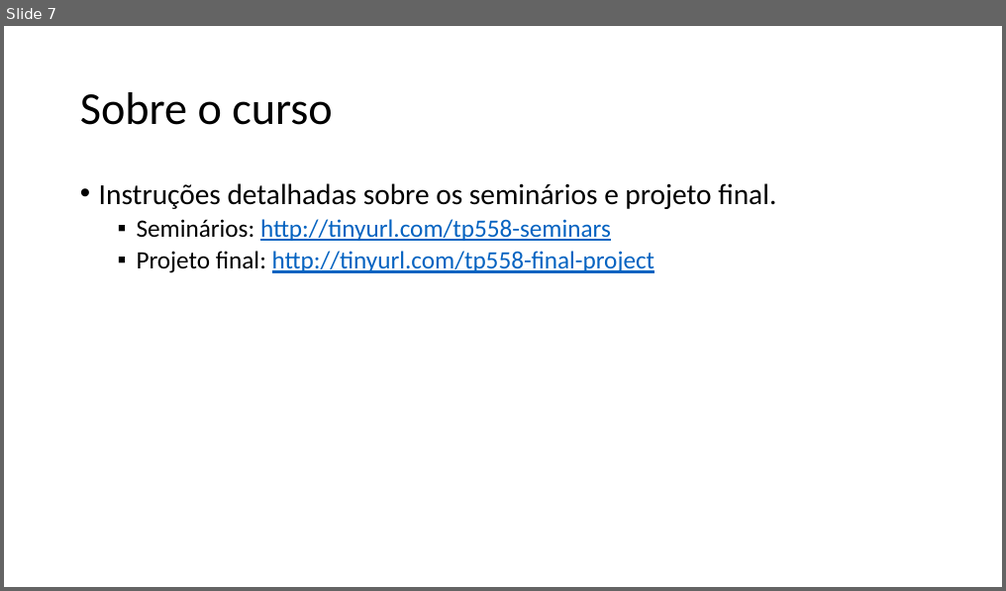
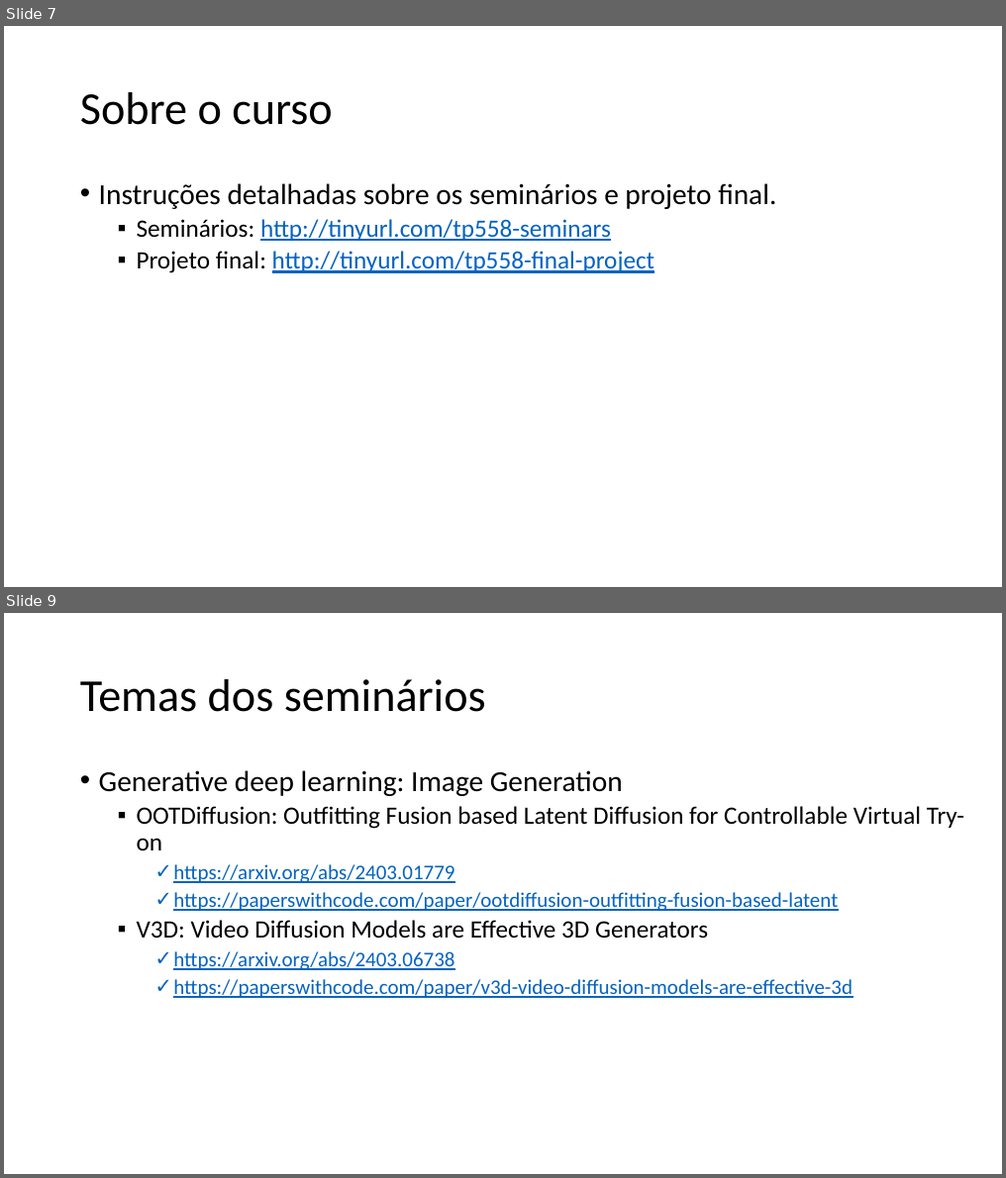
Before and after one commit to zz4fap/tp558-adv-ml, a slide deck: slides/TP558_1_Introdução_ao_curso.pptx. Shown one above the other, each under a label of ours: slide 7 before the commit, slides 7 and 9 after it; the slides between them are not shown. The pictures are 1006x591 and 1006x1178 pixels, drawn with LibreOffice and Linux fonts; fonts in the diff are those of the drawing. Boxes give left, top, right and bottom in pixels: in the first picture for what was removed or moved away, otherwise in the second. Text is boxed around its words. In the diff, an @@ line names an element or a change of style, - is before the commit and + after.

```diff
--- a/slides/TP558_1_Introdução_ao_curso.pptx
+++ b/slides/TP558_1_Introdução_ao_curso.pptx
@@ slide 9 added at [4,613,1002,1174], background #FFFFFF @@
@@ title added at [80,679,486,712], 44 pt, text #000000 @@
+Temas dos seminários
@@ text added at [99,770,964,998], 20 pt, text #0563C1, underline @@
+• Generative deep learning: Image Generation
+  ▪ OOTDiffusion: Outfitting Fusion based Latent Diffusion for Controllable Virtual Try-on
+    ✓ https://arxiv.org/abs/2403.01779
+    ✓ https://paperswithcode.com/paper/ootdiffusion-outfitting-fusion-based-latent
+  ▪ V3D: Video Diffusion Models are Effective 3D Generators
+    ✓ https://arxiv.org/abs/2403.06738
+    ✓ https://paperswithcode.com/paper/v3d-video-diffusion-models-are-effective-3d
```
Also in this commit, not shown: 3 slides changed, 4 other slides added, 2 other files.
